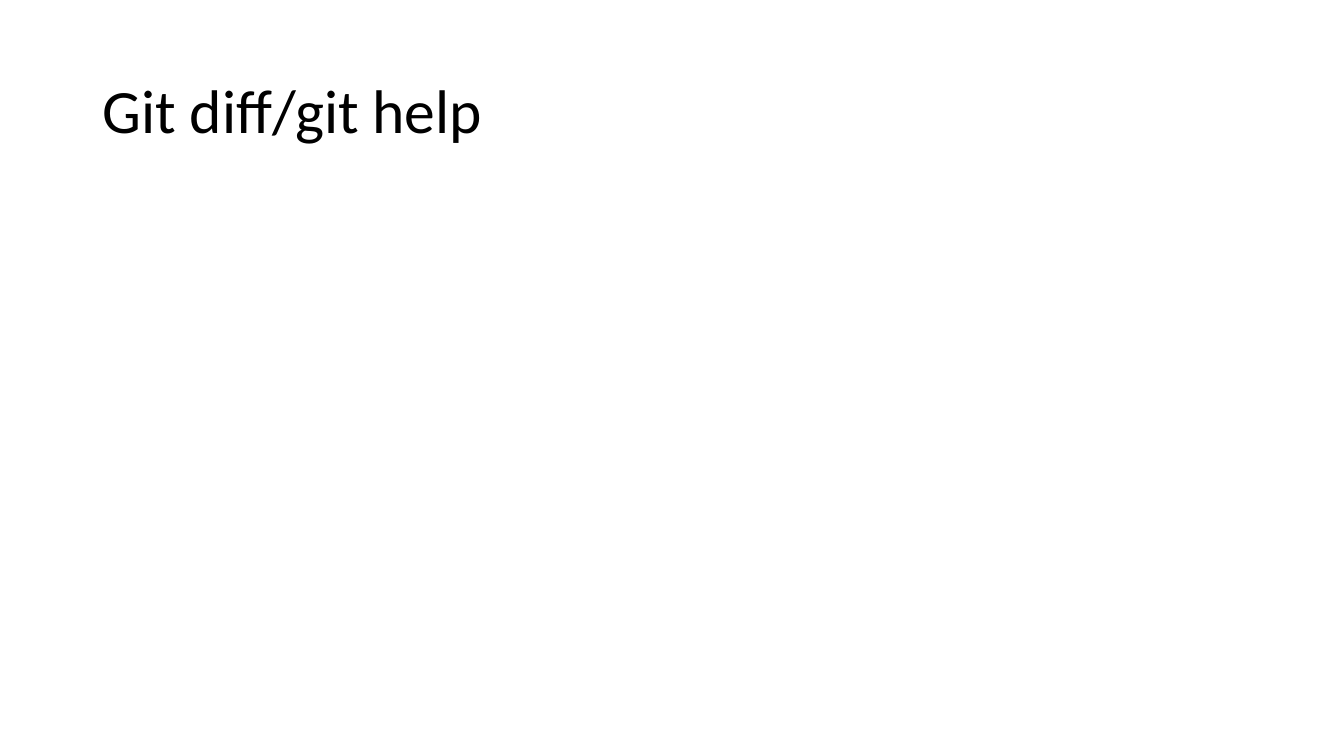
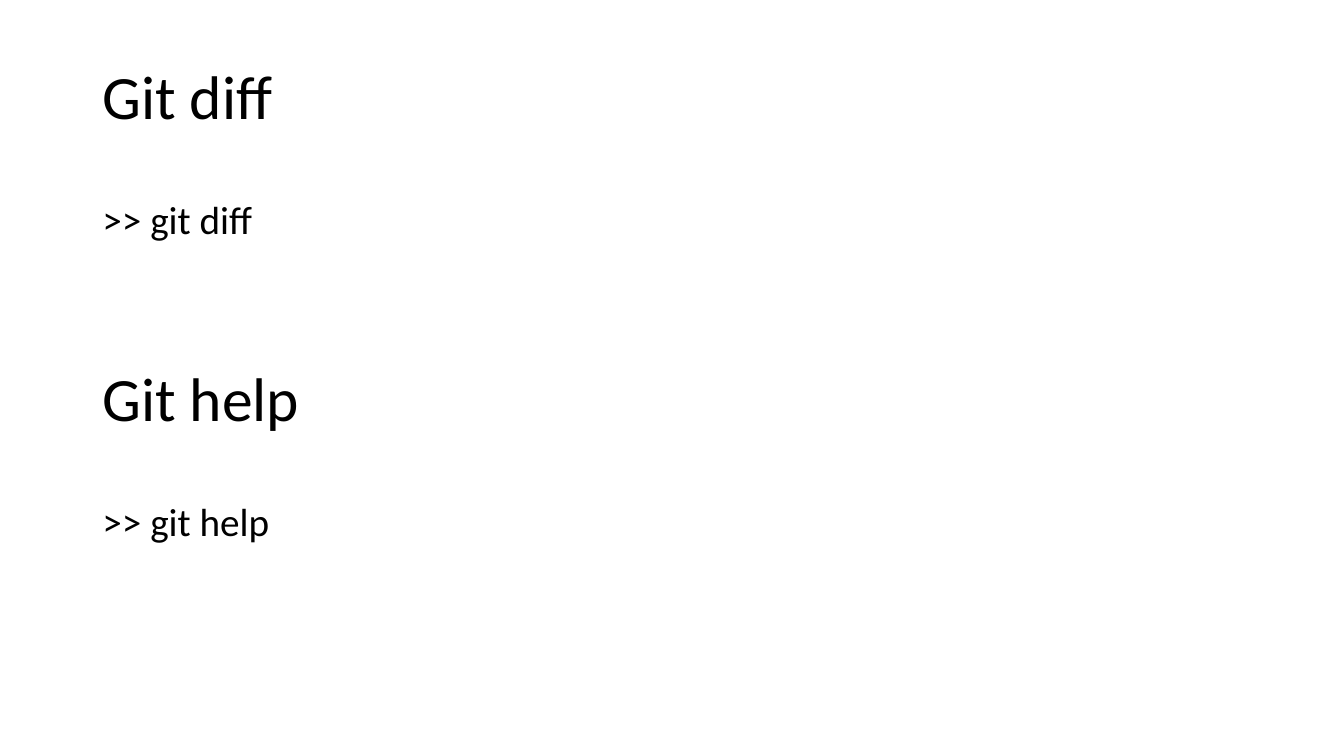
Before and after one commit to jbm950/personal_projects, a slide deck: slide 17 of git_presentation/git_presentation.pptx. Drawn at 1344x756 pixels with LibreOffice and Linux fonts; fonts in the diff are those of the drawing. Boxes give left, top, right and bottom in pixels: in the first picture for what was removed or moved away, otherwise in the second. Text is boxed around its words. In the diff, an @@ line names an element or a change of style, - is before the commit and + after.

```diff
--- a/git_presentation/git_presentation.pptx
+++ b/git_presentation/git_presentation.pptx
@@ title at bbox=[102, 76, 272, 120]: text changed @@
-Git diff/git help
+Git diff
@@ text added at bbox=[150, 206, 252, 241], 28 pt, text #000000 @@
+>> git diff
@@ text added at bbox=[102, 378, 299, 431], 44 pt, text #000000 @@
+Git help
@@ text added at bbox=[150, 508, 270, 543], 28 pt, text #000000 @@
+>> git help
```
Also in this commit, not shown: 6 other slides changed, 2 slides added, 2 slides removed.
